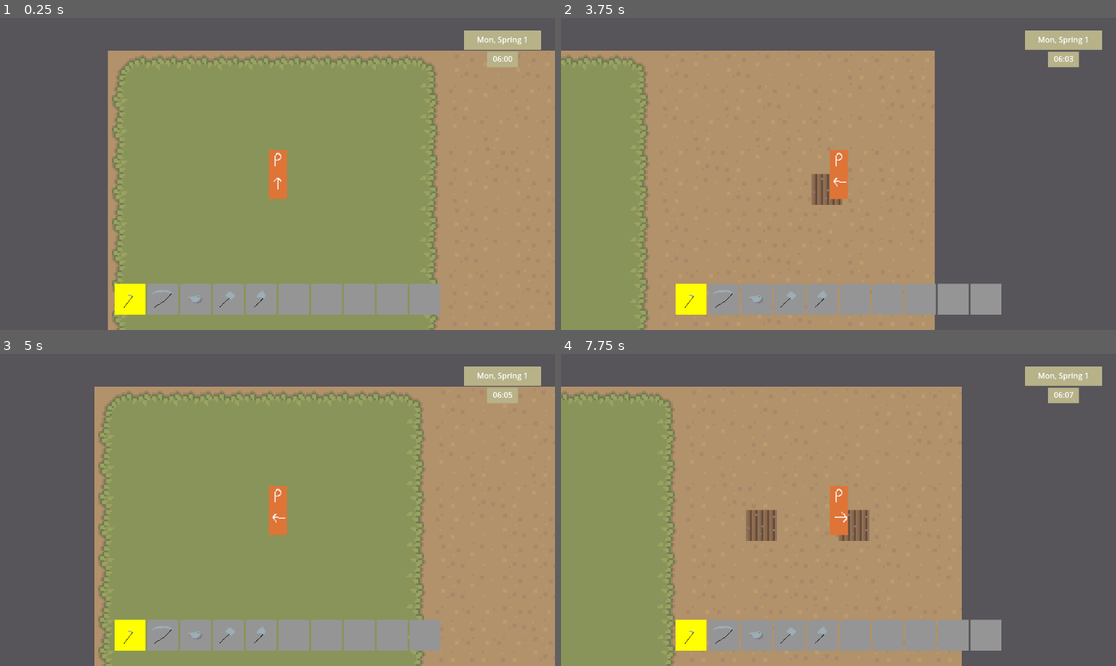
Above: before the commit, frames 1-4 (two rows, left to right).
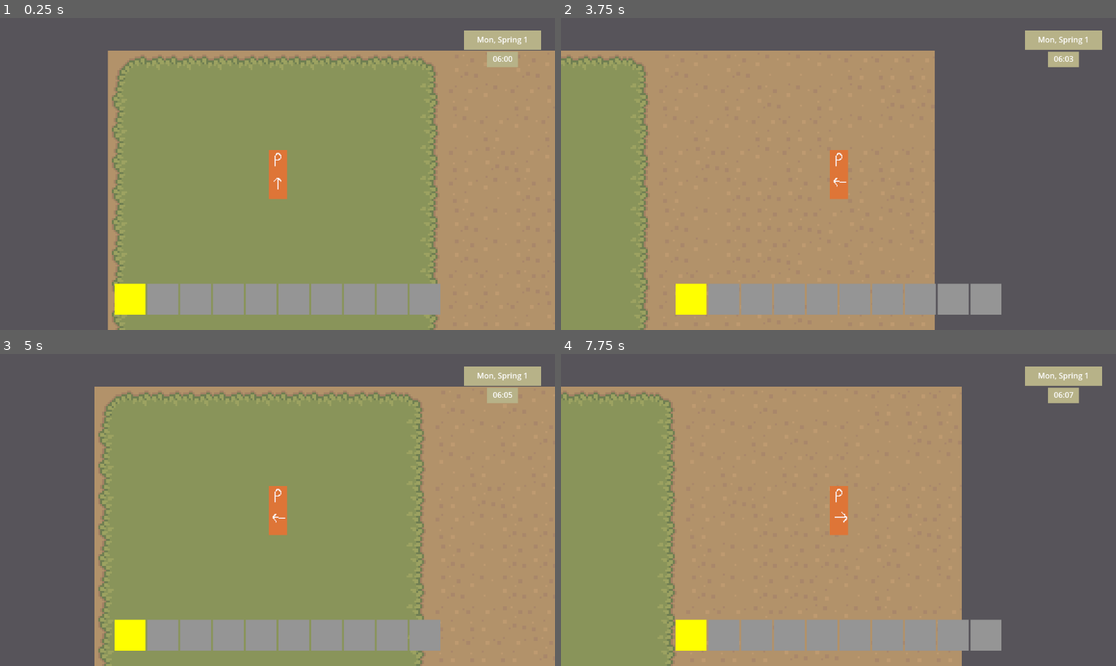
Above: after the commit, the same moments.

Repository: ellis-matthew4/farming-game-framework
Game: Godot game, scene res://scenes/map.tscn
Two runs of this game, one before a commit and one after it. Both use one fixed random seed, a clock stepped at 60 frames per second and the inputs below. The project has no main scene, so this scene is started directly.
Inputs (mouse positions are in pixels of both pictures, inside the frame that each line leads up to):
- Up to frame 1 (0.25 s): no input
- Up to frame 2 (3.75 s): tap Enter at 0.5 s; move the mouse to (960, 158) at 0.52 s; hold D (move_right) 0.53-1.28 s; tap Space (player_interact) at 0.6, 1.35, 2.3, 3.05, 3.6 s; click (960, 158) at 0.67 s; move the mouse to (727, 189) at 1.27 s; hold S (move_down) 1.28-2.03 s; move the mouse to (894, 105) at 2.02 s; hold D (move_right) 2.03-2.78 s; tap Mouse wheel down (ux_mwd) at 2.1 s; move the mouse to (810, 236) at 2.77 s; hold W (move_up) 2.78-3.53 s; tap Mouse wheel up (ux_mwu) at 2.85 s; click (810, 236) at 2.92 s; move the mouse to (1005, 220) at 3.52 s; hold A (move_left) from 3.53 s (still down)
- Up to frame 3 (5 s): keep holding A (move_left); move the mouse to (111, 463) at 4.27 s; tap Space (player_interact) at 4.35 s
- Up to frame 4 (7.75 s): move the mouse to (866, 510) at 5.02 s; release A (move_left) at 5.03 s; hold S (move_down) 5.03-5.78 s; tap Mouse wheel down (ux_mwd) at 5.1 s; click (866, 510) at 5.17 s; tap Space (player_interact) at 5.3, 6.05, 6.6, 7.35 s; move the mouse to (755, 432) at 5.77 s; hold D (move_right) 5.78-6.53 s; tap Mouse wheel up (ux_mwu) at 5.85 s; move the mouse to (960, 494) at 6.52 s; hold W (move_up) 6.53-7.28 s; move the mouse to (727, 525) at 7.27 s; hold D (move_right) from 7.28 s (still down); click (727, 525) at 7.42 s

The runs differ from the first frame. In frame 1, 0.1% of the frame differs, in the area x 22-48%, y 87-93%; in frame 2, 0.5%; in frame 3, 0.1%; in frame 4, 1.1%, in the area x 22-56%, y 49-93%.
Error after the commit: Trying to return value of type "Node2D" from a function whose return type is "Item". (res://scripts/item_database.gd:15)

Commit message:
Added crops and fertilizer

Diff:
--- a/src/project.godot
+++ b/src/project.godot
@@ -16,8 +16,8 @@
 
 [autoload]
 
+ItemDatabase="*res://scripts/item_database.gd"
 Globals="*res://scripts/globals.gd"
-ItemDatabase="*res://scripts/item_database.gd"
 
 [input]
 
--- a/src/scenes/Menus/quick_inventory.tscn
+++ b/src/scenes/Menus/quick_inventory.tscn
@@ -48,6 +48,20 @@
 grow_horizontal = 2
 grow_vertical = 2
 
+[node name="Label" type="Label" parent="HBoxContainer/ColorRect1"]
+layout_mode = 1
+anchors_preset = 3
+anchor_left = 1.0
+anchor_top = 1.0
+anchor_right = 1.0
+anchor_bottom = 1.0
+offset_left = -40.0
+offset_top = -26.0
+grow_horizontal = 0
+grow_vertical = 0
+text = "1"
+horizontal_alignment = 2
+
 [node name="ColorRect2" type="ColorRect" parent="HBoxContainer"]
 custom_minimum_size = Vector2(64, 64)
 layout_mode = 2
@@ -69,6 +83,20 @@
 grow_horizontal = 2
 grow_vertical = 2
 
+[node name="Label" type="Label" parent="HBoxContainer/ColorRect2"]
+layout_mode = 1
+anchors_preset = 3
+anchor_left = 1.0
+anchor_top = 1.0
+anchor_right = 1.0
+anchor_bottom = 1.0
+offset_left = -40.0
+offset_top = -26.0
+grow_horizontal = 0
+grow_vertical = 0
+text = "1"
+horizontal_alignment = 2
+
 [node name="ColorRect3" type="ColorRect" parent="HBoxContainer"]
 custom_minimum_size = Vector2(64, 64)
 layout_mode = 2
@@ -90,6 +118,20 @@
 grow_horizontal = 2
 grow_vertical = 2
 
+[node name="Label" type="Label" parent="HBoxContainer/ColorRect3"]
+layout_mode = 1
+anchors_preset = 3
+anchor_left = 1.0
+anchor_top = 1.0
+anchor_right = 1.0
+anchor_bottom = 1.0
+offset_left = -40.0
+offset_top = -26.0
+grow_horizontal = 0
+grow_vertical = 0
+text = "1"
+horizontal_alignment = 2
+
 [node name="ColorRect4" type="ColorRect" parent="HBoxContainer"]
 custom_minimum_size = Vector2(64, 64)
 layout_mode = 2
@@ -111,6 +153,20 @@
 grow_horizontal = 2
 grow_vertical = 2
 
+[node name="Label" type="Label" parent="HBoxContainer/ColorRect4"]
+layout_mode = 1
+anchors_preset = 3
+anchor_left = 1.0
+anchor_top = 1.0
+anchor_right = 1.0
+anchor_bottom = 1.0
+offset_left = -40.0
+offset_top = -26.0
+grow_horizontal = 0
+grow_vertical = 0
+text = "1"
+horizontal_alignment = 2
+
 [node name="ColorRect5" type="ColorRect" parent="HBoxContainer"]
 custom_minimum_size = Vector2(64, 64)
 layout_mode = 2
@@ -132,6 +188,20 @@
 grow_horizontal = 2
 grow_vertical = 2
 
+[node name="Label" type="Label" parent="HBoxContainer/ColorRect5"]
+layout_mode = 1
+anchors_preset = 3
+anchor_left = 1.0
+anchor_top = 1.0
+anchor_right = 1.0
+anchor_bottom = 1.0
+offset_left = -40.0
+offset_top = -26.0
+grow_horizontal = 0
+grow_vertical = 0
+text = "1"
+horizontal_alignment = 2
+
 [node name="ColorRect6" type="ColorRect" parent="HBoxContainer"]
 custom_minimum_size = Vector2(64, 64)
 layout_mode = 2
@@ -153,6 +223,20 @@
 grow_horizontal = 2
 grow_vertical = 2
 
+[node name="Label" type="Label" parent="HBoxContainer/ColorRect6"]
+layout_mode = 1
+anchors_preset = 3
+anchor_left = 1.0
+anchor_top = 1.0
+anchor_right = 1.0
+anchor_bottom = 1.0
+offset_left = -40.0
+offset_top = -26.0
+grow_horizontal = 0
+grow_vertical = 0
+text = "1"
+horizontal_alignment = 2
+
 [node name="ColorRect7" type="ColorRect" parent="HBoxContainer"]
 custom_minimum_size = Vector2(64, 64)
 layout_mode = 2
@@ -174,6 +258,20 @@
 grow_horizontal = 2
 grow_vertical = 2
 
+[node name="Label" type="Label" parent="HBoxContainer/ColorRect7"]
+layout_mode = 1
+anchors_preset = 3
+anchor_left = 1.0
+anchor_top = 1.0
+anchor_right = 1.0
+anchor_bottom = 1.0
+offset_left = -40.0
+offset_top = -26.0
+grow_horizontal = 0
+grow_vertical = 0
+text = "1"
+horizontal_alignment = 2
+
 [node name="ColorRect8" type="ColorRect" parent="HBoxContainer"]
 custom_minimum_size = Vector2(64, 64)
 layout_mode = 2
@@ -195,6 +293,20 @@
 grow_horizontal = 2
 grow_vertical = 2
 
+[node name="Label" type="Label" parent="HBoxContainer/ColorRect8"]
+layout_mode = 1
+anchors_preset = 3
+anchor_left = 1.0
+anchor_top = 1.0
+anchor_right = 1.0
+anchor_bottom = 1.0
+offset_left = -40.0
+offset_top = -26.0
+grow_horizontal = 0
+grow_vertical = 0
+text = "1"
+horizontal_alignment = 2
+
 [node name="ColorRect9" type="ColorRect" parent="HBoxContainer"]
 custom_minimum_size = Vector2(64, 64)
 layout_mode = 2
@@ -216,6 +328,20 @@
 grow_horizontal = 2
 grow_vertical = 2
 
+[node name="Label" type="Label" parent="HBoxContainer/ColorRect9"]
+layout_mode = 1
+anchors_preset = 3
+anchor_left = 1.0
+anchor_top = 1.0
+anchor_right = 1.0
+anchor_bottom = 1.0
+offset_left = -40.0
+offset_top = -26.0
+grow_horizontal = 0
+grow_vertical = 0
+text = "1"
+horizontal_alignment = 2
+
 [node name="ColorRect10" type="ColorRect" parent="HBoxContainer"]
 custom_minimum_size = Vector2(64, 64)
 layout_mode = 2
@@ -236,3 +362,17 @@
 offset_bottom = 20.0
 grow_horizontal = 2
 grow_vertical = 2
+
+[node name="Label" type="Label" parent="HBoxContainer/ColorRect10"]
+layout_mode = 1
+anchors_preset = 3
+anchor_left = 1.0
+anchor_top = 1.0
+anchor_right = 1.0
+anchor_bottom = 1.0
+offset_left = -40.0
+offset_top = -26.0
+grow_horizontal = 0
+grow_vertical = 0
+text = "1"
+horizontal_alignment = 2
--- a/src/scenes/soil.tscn
+++ b/src/scenes/soil.tscn
@@ -4,5 +4,3 @@
 
 [node name="Soil" type="Sprite2D"]
 script = ExtResource("1_gxwmj")
-
-[node name="Crop" type="Sprite2D" parent="."]
--- /dev/null
+++ b/src/scripts/consumable.gd
@@ -0,0 +1,13 @@
+extends Item
+
+class_name Consumable
+
+func _init(n: String, v: int, tx_path: String):
+	item_name = n
+	value = v
+	texture = load(tx_path)
+
+func consume():
+	quantity -= 1
+	if quantity <= 0:
+		queue_free()
--- a/src/scripts/farmland.gd
+++ b/src/scripts/farmland.gd
@@ -3,6 +3,7 @@
 @onready var bounds = $CollisionShape2D.shape.size
 @onready var soil_scene = preload("res://scenes/soil.tscn")
 @onready var soil_txt = preload("res://assets/soil.png")
+@onready var soil_txt_w = preload("res://assets/soil_watered.png")
 var origin = Vector2()
 var xrange = []
 var yrange = []
@@ -20,19 +21,22 @@
 	origin.y = $CollisionShape2D.position.y - bounds.y / 2
 	xrange = range(0, bounds.x, Globals.map_grid_size)
 	yrange = range(0, bounds.y, Globals.map_grid_size)
-	for i in range(len(xrange) * len(yrange)):
-		soils.append(randi() % 3)
-		tilled.append(false)
-		stages.append(0)
-		crops.append(0)
-		watered.append(false)
-		var soil = soil_scene.instantiate()
-		add_child(soil)
-		soil.position = _get_coordinates(i)
-	var state = get_state()
+	if Globals.farmland_state.has(name):
+		from_state(Globals.farmland_state[name])
+		render()
+	else:
+		for i in range(len(xrange) * len(yrange)):
+			soils.append(randi() % 3)
+			tilled.append(false)
+			stages.append(0)
+			crops.append(0)
+			watered.append(false)
+			var soil = soil_scene.instantiate()
+			add_child(soil)
+			soil.position = _get_coordinates(i)
 	body_entered.connect(_player_entered)
 	body_exited.connect(_player_exited)
-	add_to_group("Farmland")
+	tree_exiting.connect(_on_destroy)
 
 func _process(delta):
 	if Input.is_action_just_pressed("player_interact"):
@@ -42,9 +46,9 @@
 			if coords.x == -1:
 				return
 			else:
-				var held = Globals.get_held_item().item_name
+				var held = Globals.get_held_item()
 				var i = _get_index(coords.x, coords.y)
-				match(held):
+				match(held.item_name):
 					"Hoe":
 						get_children()[i+1].set_soil_texture(soil_txt)
 						tilled[i] = true
@@ -52,12 +56,37 @@
 						get_children()[i+1].set_soil_texture(null)
 						tilled[i] = false
 					"Watering Can":
+						get_children()[i+1].set_soil_texture(soil_txt_w)
 						watered[i] = true
+					"Sickle":
+						if crops[i] > 0:
+							var product = ItemDatabase.get_item(crops[i])
+							if product.reharvestable:
+								if stages[i] > product.reharvest_stage:
+									get_children()[i+1].set_crop_texture(product.get_texture_as_sprite2D(product.reharvest_stage))
+									stages[i] = product.reharvest_stage
+								else:
+									get_children()[i+1].set_crop_texture(null)
+									crops[i] = 0
+							else:
+								get_children()[i+1].set_crop_texture(null)
+								crops[i] = 0
+							if stages[i] == product.max_stages:
+								var item_to_drop = product.get_product()
+								Globals.try_add_inventory(item_to_drop) # replace with ground item
+						elif crops[i] == -1:
+							get_children()[i+1].set_crop_texture(null)
+							crops[i] = 0
 					"Fertilizer":
-						soils[i] = soils[i] + 1 if soils[i] < 4 else 4
+						if tilled[i]:
+							soils[i] = soils[i] + 1 if soils[i] < 4 else 4
+							held.quantity -= 1
 					_:
-						if "Seeds" in held:
-							crops[i] = ItemDatabase.get_index(Globals.get_held_item())
+						if held is Seeds:
+							if tilled[i] and crops[i] == 0:
+								get_children()[i+1].set_crop_texture(held.get_texture_as_sprite2D(0))
+								crops[i] = ItemDatabase.get_idx(held)
+								held.quantity -= 1
 
 func _get_index(x, y):
 	var result = Vector2()
@@ -110,7 +139,6 @@
 	return state
 
 func from_state(state):
-	var i = 0
 	var new_soils = []
 	var new_tilled = []
 	var new_stages = []
@@ -126,7 +154,13 @@
 	crops = new_crops
 
 func render(): # draw from freshly loaded state
-	pass
+	for i in len(tilled):
+		if tilled[i]:
+			get_children()[i+1].set_soil_texture(soil_txt)
+		if crops[i] > 0:
+			var crop = ItemDatabase.get_item(crops[i])
+			get_children()[i+1].set_crop_texture(crop.get_texture_as_sprite2D(stages[i]))
+
 
 func _player_entered(p):
 	player_inside = true
@@ -136,6 +170,8 @@
 
 func increment():
 	for i in range(len(tilled)):
+		if watered[i] and crops[i] > 0:
+			stages[i] += 1
 		watered[i] = false
 		var r = randi() % 100
 		if tilled[i]:
@@ -162,3 +198,8 @@
 						2:
 							crops[i] = -3 # spawn branch
 					continue
+
+func _on_destroy():
+	increment()
+	var state = get_state()
+	Globals.farmland_state[name] = state
--- /dev/null
+++ b/src/scripts/food.gd
@@ -0,0 +1,17 @@
+extends Consumable
+
+class_name Food
+
+var stamina
+
+func _init(n: String, v: int, tx_path: String, stam: int):
+	item_name = n
+	value = v
+	texture = load(tx_path)
+	stamina = stam
+
+func consume():
+	stamina = stamina # fix this later
+	quantity -= 1
+	if quantity <= 0:
+		queue_free()
--- a/src/scripts/globals.gd
+++ b/src/scripts/globals.gd
@@ -14,6 +14,7 @@
 var day = 0
 var inventory = []
 var map_grid_size = 16
+var farmland_state = {}
 
 # Instances - Important dynamically-loaded "singletons"
 var player
@@ -46,10 +47,22 @@
 			result += str(-1, ",")
 	return result
 
-func try_add_inventory(item):
+func try_add_inventory(item, quantity = 1):
+	var existing = lookup_inventory(item)
+	if is_instance_valid(existing):
+		existing.quantity += quantity
+		return true
 	if len(inventory) >= unlocked_inventory_slots:
 		return false
+	item.quantity = quantity
 	inventory.append(item)
+	return true
+
+func lookup_inventory(item):
+	for k in inventory:
+		if k.item_name == item.item_name:
+			return k
+	return null
 
 func get_held_item():
 	return inventory[menuLayer.get_node("quick_inventory").focused_index() - 1]
@@ -57,6 +70,10 @@
 func increment_day():
 	day += 1
 	calendar.parse_day(day)
+
+func repopulate_quick_inventory():
+	if is_instance_valid(menuLayer):
+		menuLayer.emit_signal("repopulate_qi")
 
 # Global processes
 func _ready():
@@ -69,6 +86,9 @@
 	try_add_inventory(ItemDatabase.get_item(2))
 	try_add_inventory(ItemDatabase.get_item(3))
 	try_add_inventory(ItemDatabase.get_item(4))
+	try_add_inventory(ItemDatabase.get_item(5), 9)
+	try_add_inventory(ItemDatabase.get_item(6))
+	try_add_inventory(ItemDatabase.get_item(7))
 
 func _input(event):
 	if (event is InputEventKey):
--- a/src/scripts/item.gd
+++ b/src/scripts/item.gd
@@ -5,8 +5,14 @@
 var item_name
 var value
 var texture
+var quantity = 1:
+	set = set_quantity
 
 func _init(n: String, v: int, tx_path: String):
 	item_name = n
 	value = v
 	texture = load(tx_path)
+
+func set_quantity(new):
+	quantity = new
+	Globals.repopulate_quick_inventory()
--- a/src/scripts/item_database.gd
+++ b/src/scripts/item_database.gd
@@ -1,15 +1,25 @@
 extends Node
 
-var items = [
+@onready var items = [
 	Tool.new("Hoe", -1, "res://assets/items/hoe.png", "sample"),
 	Tool.new("Sickle", -1, "res://assets/items/sickle.png", "sample"),
 	Tool.new("Watering Can", -1, "res://assets/items/watering_can.png", "sample"),
 	Tool.new("Hammer", -1, "res://assets/items/hammer.png", "sample"),
 	Tool.new("Axe", -1, "res://assets/items/axe.png", "sample"),
+	Seeds.new("Sample Seeds", 20, "res://assets/crop.png", 3, 6),
+	Food.new("Sample Crop", 50, "res://assets/product.png", 10),
+	Consumable.new("Fertilizer", 40, "res://assets/fertilizer.png")
 ]
 
-func get_item(index):
-	return items[index]
+func get_item(index) -> Item:
+	return items[index].duplicate()
 
 func get_idx(item):
 	return items.find(item)
+
+func get_index_by_name(n):
+	for k in len(items):
+		var i = items[k]
+		if i.item_name == n:
+			return k
+	return null # This will throw an error if reached, indicating a missing item
--- a/src/scripts/menu_layer.gd
+++ b/src/scripts/menu_layer.gd
@@ -8,11 +8,15 @@
 var debugging = false
 var reset_timer = false
 
+signal repopulate_qi
+
 func _ready():
 	Globals.menuLayer = self
 	var time_display_inst = time_display.instantiate()
 	add_child(time_display_inst)
 	$AnimationPlayer/DayNightCycle.show()
+	repopulate_qi.connect($quick_inventory._populate)
+	emit_signal("repopulate_qi")
 
 func debug_menu():
 	if not reset_timer:
--- a/src/scripts/quick_inventory.gd
+++ b/src/scripts/quick_inventory.gd
@@ -37,6 +37,9 @@
 	for i in range(0, 10):
 		if i < len(inv):
 			get_node("HBoxContainer/ColorRect" + str(i + 1)).get_children()[0].texture = inv[i].texture
+			get_node("HBoxContainer/ColorRect" + str(i + 1)).get_children()[1].text = str(inv[i].quantity) if inv[i].quantity > 1 else ""
+		else:
+			get_node("HBoxContainer/ColorRect" + str(i + 1)).get_children()[1].text = ""
 
 func _depopulate():
 	for i in range(1, 11):
--- /dev/null
+++ b/src/scripts/seeds.gd
@@ -0,0 +1,28 @@
+extends Consumable
+
+class_name Seeds
+
+var max_stages = 1
+var product_id: int
+var reharvestable: bool
+var reharvest_stage: int
+
+func _init(n: String, v: int, tx_path: String, stages: int, prd: int, rh: bool = false, rhs: int = 1):
+	item_name = n
+	value = v
+	texture = load(tx_path)
+	max_stages = stages
+	product_id = prd
+	reharvestable = rh
+	reharvest_stage = rhs
+
+func get_texture_as_sprite2D(stage):
+	var tx = Sprite2D.new()
+	tx.texture = texture
+	tx.region_enabled = true
+	tx.region_rect = Rect2(0, stage, Globals.map_grid_size, Globals.map_grid_size)
+	tx.centered = true
+	return tx
+
+func get_product():
+	return ItemDatabase.get_item(product_id)
--- a/src/scripts/soil.gd
+++ b/src/scripts/soil.gd
@@ -2,10 +2,12 @@
 
 func _ready():
 	offset = Vector2(Globals.map_grid_size / 2, Globals.map_grid_size / 2)
-	$Crop.offset = Vector2(Globals.map_grid_size / 2, Globals.map_grid_size / 2)
 
 func set_soil_texture(txt: Texture2D):
 	texture = txt
 
-func set_crop_texture(txt: Texture2D):
-	$Crop.texture = txt
+func set_crop_texture(spr: Sprite2D):
+	add_child(spr)
+	spr.offset = Vector2(Globals.map_grid_size / 2, Globals.map_grid_size / 2)
+
+# TODO: Move tool effects to this class
Binary file added: src/assets/crop.png
Not shown, added: src/assets/crop.png.import
Binary file added: src/assets/fertilizer.png
Not shown, added: src/assets/fertilizer.png.import
Binary file added: src/assets/product.png
Not shown, added: src/assets/product.png.import
Binary file added: src/assets/soil_watered.png
Not shown, added: src/assets/soil_watered.png.import
Not shown, added: src/docs/fgf_item_class_hierarchy.drawio
